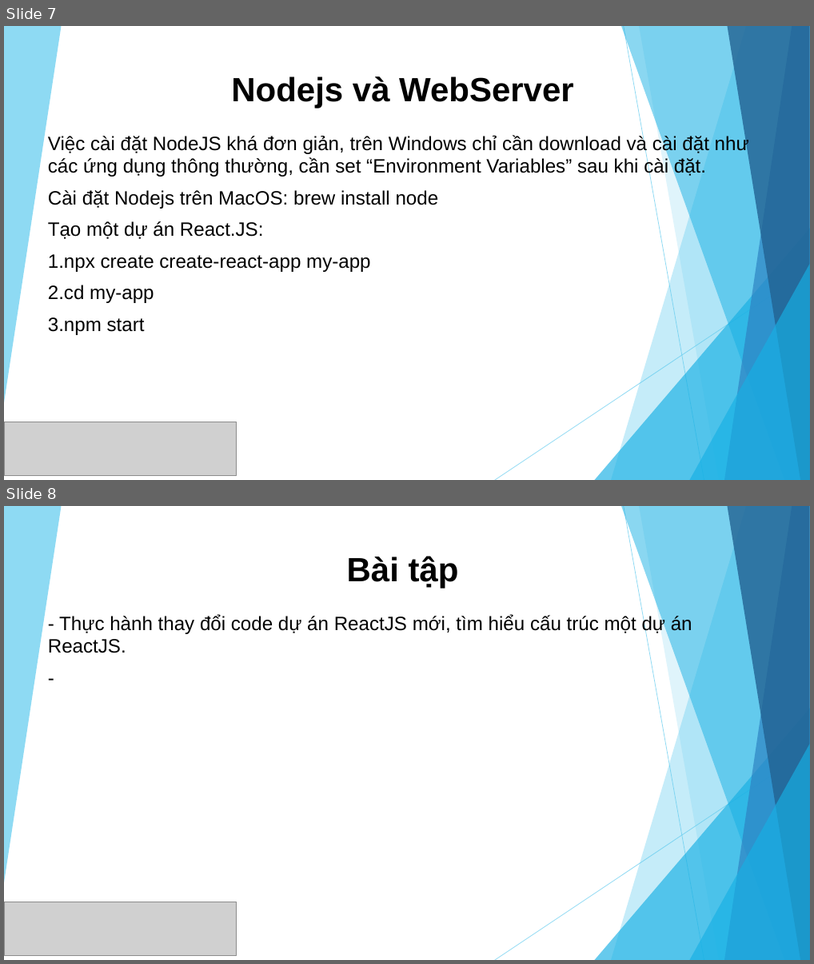
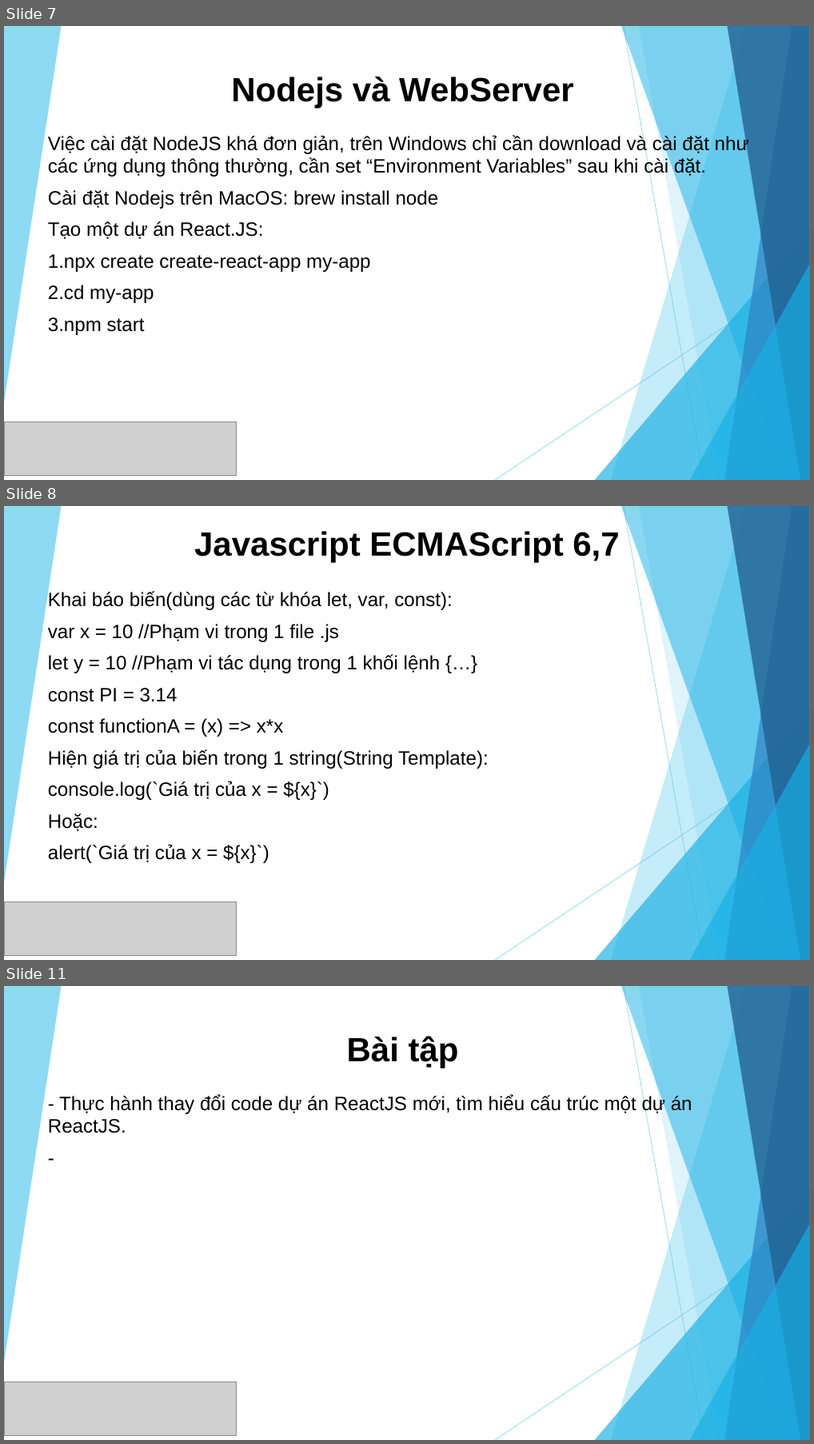
Before and after one commit to sunlight3d/CecomtechReactJST03-2019, a slide deck: Phần 1-Giới thiệu React JS.pptx. Shown one above the other, each under a label of ours: slides 7 and 8 before the commit, slides 7, 8 and 11 after it; the slides between them are not shown. The pictures are 814x964 and 814x1444 pixels, drawn with LibreOffice and Linux fonts; fonts in the diff are those of the drawing; grey boxes stand for pictures. Boxes give left, top, right and bottom in pixels: in the first picture for what was removed or moved away, otherwise in the second. Text is boxed around its words. In the diff, an @@ line names an element or a change of style, - is before the commit and + after.

```diff
--- a/Phần 1-Giới thiệu React JS.pptx
+++ b/Phần 1-Giới thiệu React JS.pptx
@@ slide 8 added at box(4, 506, 810, 960), background #FFFFFF; not listed: 10 template elements that a slide beside it also shows @@
@@ title added at box(194, 531, 619, 562), 40 pt, text #000000, bold @@
+Javascript ECMAScript 6,7
@@ subtitle added at box(48, 591, 489, 863), 23 pt, text #000000 @@
+Khai báo biến(dùng các từ khóa let, var, const):
+var x = 10 //Phạm vi trong 1 file .js
+let y = 10 //Phạm vi tác dụng trong 1 khối lệnh {…}
+const PI = 3.14
+const functionA = (x) => x*x
+Hiện giá trị của biến trong 1 string(String Template):
+console.log(`Giá trị của x = ${x}`)
+Hoặc:
+alert(`Giá trị của x = ${x}`)
@@ picture added at box(4, 902, 237, 956) @@
@@ what was slide 8 is now slide 11 @@
```
Also in this commit, not shown: 1 slide changed, 2 other slides added, 2 other files.
